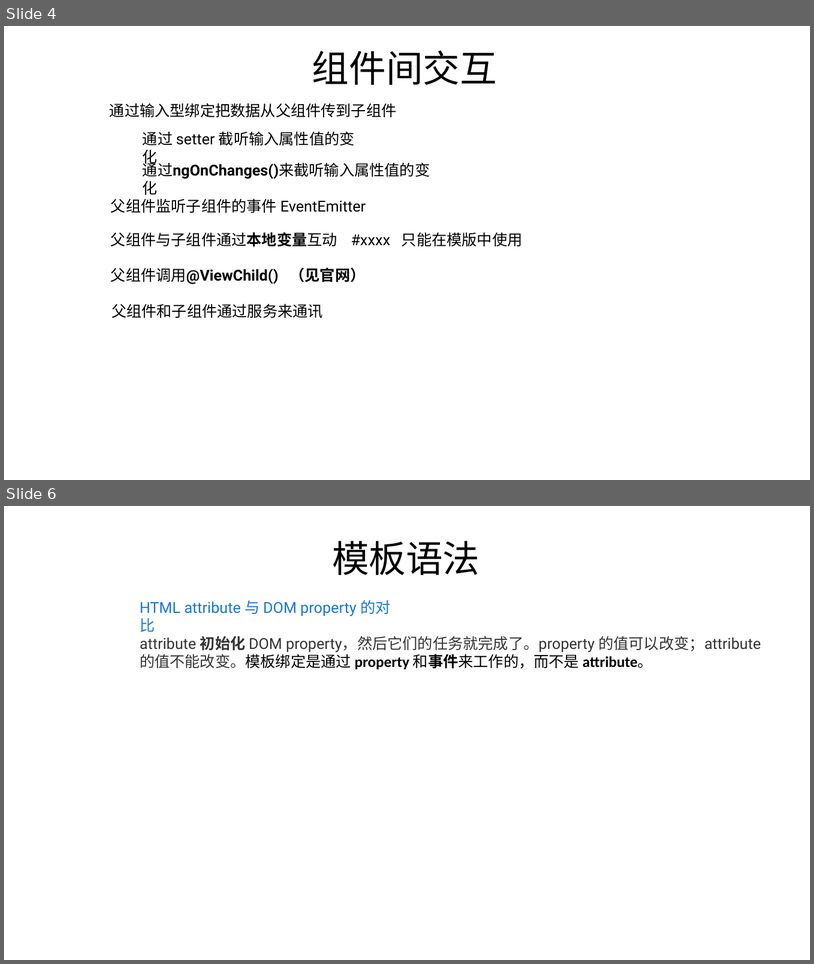
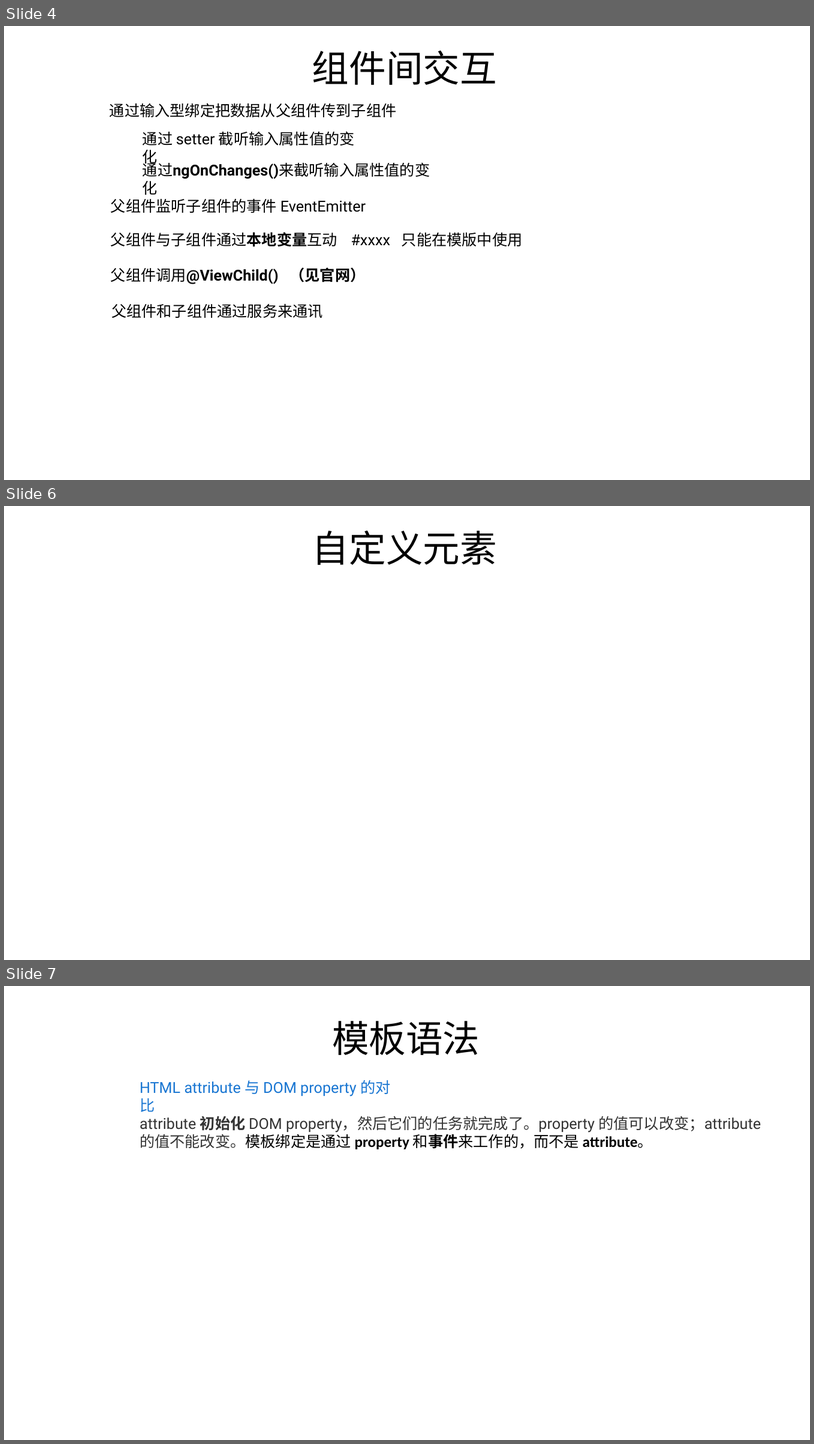
Before and after one commit to FredJiangFei/AngularDemo, a slide deck: Documents/angular.pptx. Shown one above the other, each under a label of ours: slides 4 and 6 before the commit, slides 4, 6 and 7 after it; the slides between them are not shown. The pictures are 814x964 and 814x1444 pixels, drawn with LibreOffice and Linux fonts; fonts in the diff are those of the drawing. Boxes give left, top, right and bottom in pixels: in the first picture for what was removed or moved away, otherwise in the second. Text is boxed around its words. In the diff, an @@ line names an element or a change of style, - is before the commit and + after.

```diff
--- a/Documents/angular.pptx
+++ b/Documents/angular.pptx
@@ slide 6 added at (4,506,810,960), background #FFFFFF @@
@@ text added at (312,531,497,565), 44 pt, text #000000 @@
+自定义元素
@@ what was slide 6 is now slide 7 @@
```
Also in this commit, not shown: 1 slide changed, 4 other files.
